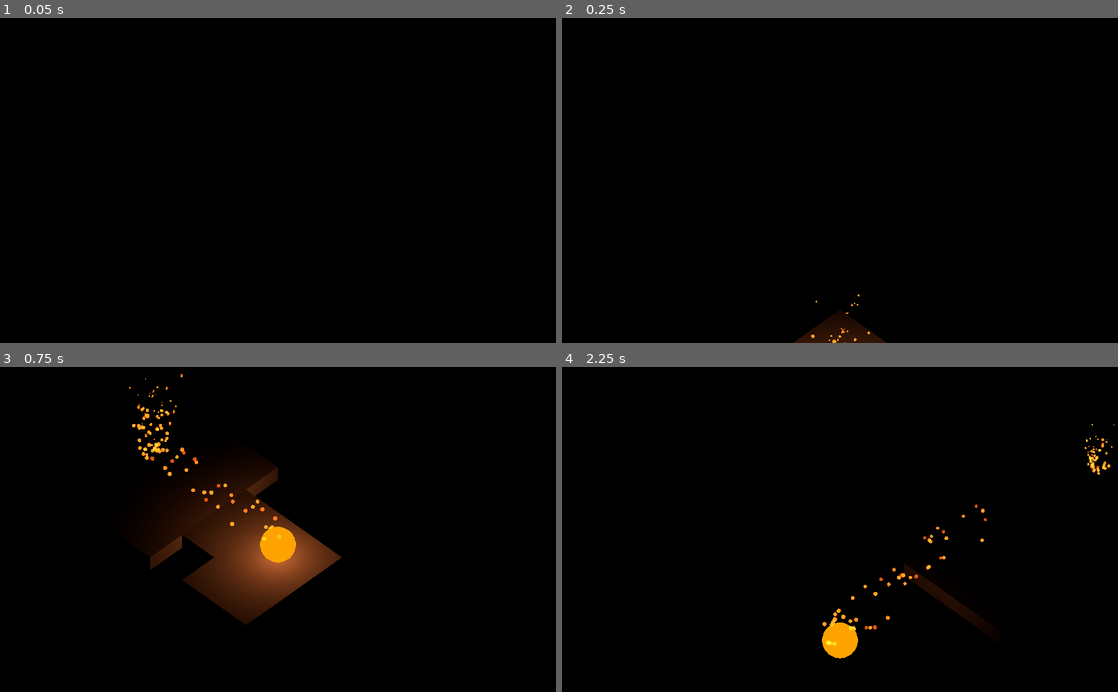
Above: before the commit, frames 1-4 (two rows, left to right).
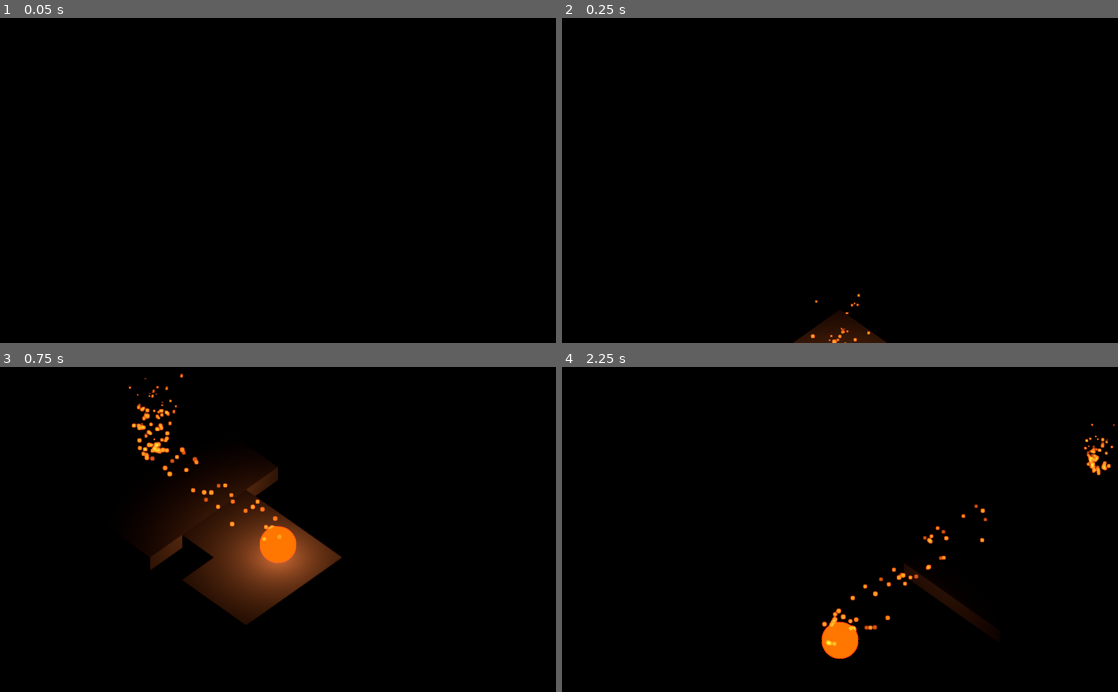
Above: after the commit, the same moments.

Repository: Pomoc48/iso-game
Game: Godot game, scene res://Level.tscn
Same seed, same stepped clock (60 frames per second), same inputs: the game is played once before the commit and once after it.
Inputs:
- Up to frame 1 (0.05 s): no input
- Up to frame 2 (0.25 s): no input
- Up to frame 3 (0.75 s): hold Right (ui_right) from 0.53 s (still down)
- Up to frame 4 (2.25 s): release Right (ui_right) at 1.28 s; hold Down (ui_down) 1.28-2.03 s; hold Right (ui_right) from 2.03 s (still down)

Frame 1 is identical in both runs. In frame 2, less than 0.1% of the frame differs, in the area x 41-59%, y 84-100%; in frame 3, 1.2%, in the area x 23-62%, y 1-79%; in frame 4, 1.1%.

Commit message:
Score addition, animation nerf, minor tweaks

Diff:
--- a/anim/PulseLight.tres
+++ b/anim/PulseLight.tres
@@ -14,5 +14,5 @@
 "times": PoolRealArray( 0, 1, 2, 3, 4, 5 ),
 "transitions": PoolRealArray( 1, 1, 1, 1, 1, 1 ),
 "update": 0,
-"values": [ 1.0, 0.704, 1.201, 0.801, 1.286, 1.0 ]
+"values": [ 1.0, 0.779, 1.126, 0.876, 1.136, 1.0 ]
 }
--- a/assets/Player.tscn
+++ b/assets/Player.tscn
@@ -4,14 +4,14 @@
 roughness = 0.5
 emission_enabled = true
 emission = Color( 1, 0.164706, 0, 1 )
-emission_energy = 16.0
+emission_energy = 8.0
 emission_operator = 0
 emission_on_uv2 = false
 
 [sub_resource type="SphereMesh" id=2]
 material = SubResource( 1 )
-radial_segments = 16
-rings = 8
+radial_segments = 32
+rings = 16
 
 [sub_resource type="SpatialMaterial" id=3]
 flags_unshaded = true
--- a/project.godot
+++ b/project.godot
@@ -17,3 +17,9 @@
 [physics]
 
 common/enable_pause_aware_picking=true
+
+[rendering]
+
+quality/filters/msaa=3
+quality/filters/use_fxaa=true
+quality/filters/use_debanding=true
--- a/scripts/PlayerNew.gd
+++ b/scripts/PlayerNew.gd
@@ -21,13 +21,15 @@
 
 
 var life_loss_rate_f: float
+var life_gain_f: float
 
 
 var anim_progress: int
 var anim_direction: int
 var prev_direction: int
 var total_platforms: int
-var player_life: int
+var session_score: int
+var speedup_counter: int
 
 
 var prev_block: String
@@ -52,10 +54,12 @@
 	playerLight = get_node("PlayerLight")
 
 	firstMove = true
+	session_score = 0
+	speedup_counter = 0
 	total_platforms = 1
 
-	player_life = 200
 	life_loss_rate_f = 0.04
+	life_gain_f = 2
 	playerLight.omni_range = 24
 
 	startStopAnim(0, false)
@@ -72,7 +76,8 @@
 
 func _physics_process(_delta):
 
-	playerLight.omni_range -= life_loss_rate_f
+	if !firstMove:
+		playerLight.omni_range -= life_loss_rate_f
 
 	if isAnimating:
 
@@ -83,6 +88,24 @@
 
 		else: startStopAnim(0, false)
 
+	if playerLight.omni_range <= 0:
+		gameOver()
+
+
+func correctScoreCalculation():
+
+	session_score += 1
+	speedup_counter += 1
+
+	if speedup_counter >= 10:
+
+		life_loss_rate_f += 0.01
+		life_gain_f += 0.25
+		speedup_counter = 0
+
+	generatePlatform()
+	giveHealth(life_gain_f)
+
 
 func startStopAnim(direction: int, start: bool):
 
@@ -90,8 +113,7 @@
 		anim_direction = direction
 
 		if isMoveLegal():
-			generatePlatform()
-			giveHealth(8)
+			correctScoreCalculation()
 
 		else: gameOver()
 
@@ -156,9 +178,6 @@
 			if checkMatch("Corner0", "Corner3", "Long0", 1):
 				return false
 
-		elif !canMove:
-			return false
-
 		return true
 
 
@@ -197,10 +216,10 @@
 
 func gameOver():
 
-	canMove = false
 	playerDead = true
 
 	print("Game Over!")
+	print("Final Score:", session_score)
 	cameraAnimation.play("CameraUp")
 
 	yield(get_tree().create_timer(1.0), "timeout")
@@ -208,7 +227,7 @@
 	get_tree().reload_current_scene()
 
 
-func giveHealth(ammount: int):
+func giveHealth(ammount: float):
 
 	if (playerLight.omni_range + ammount) > 24:
 		playerLight.omni_range = 24
